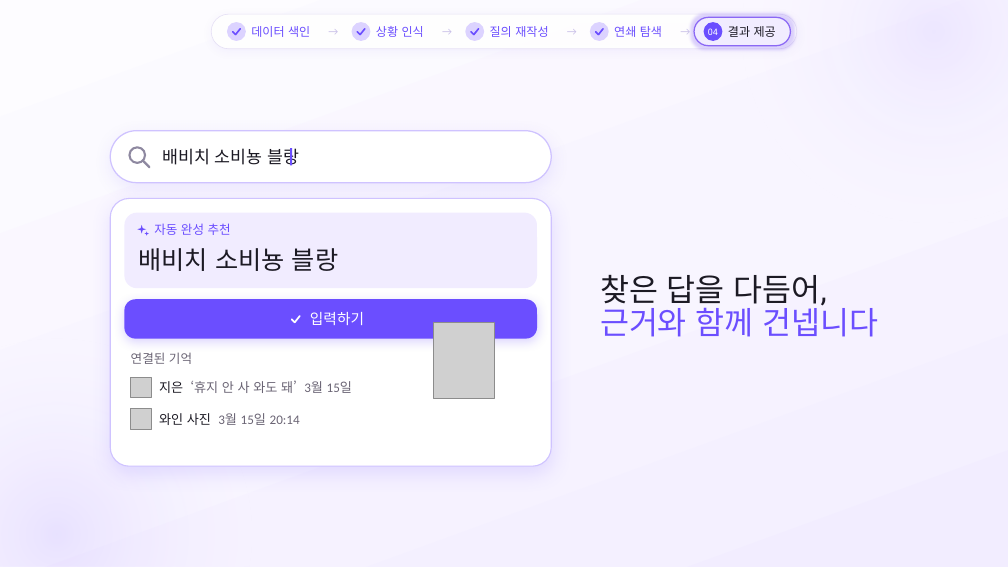
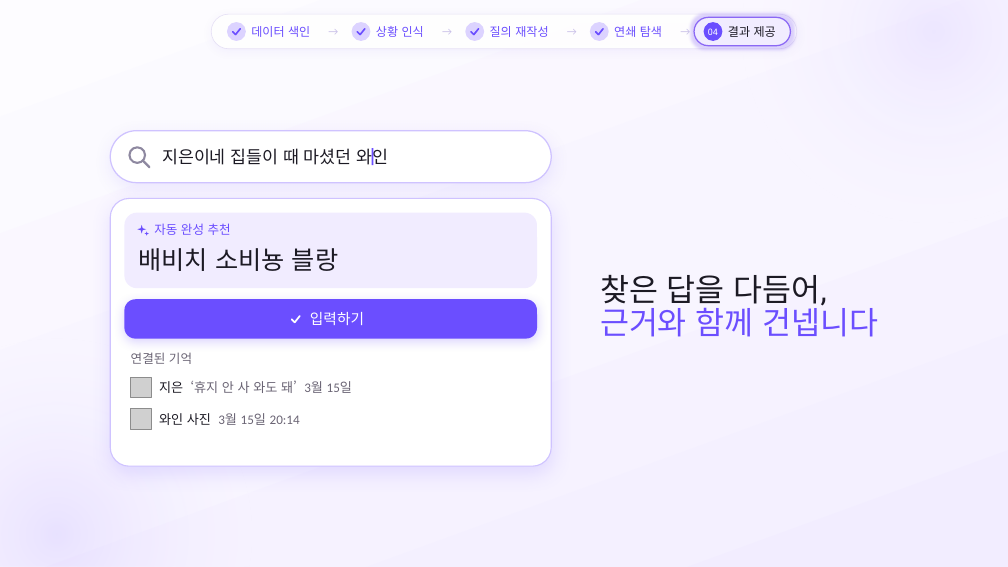
Before and after one commit to SB-Jo/t3, a slide deck: slide 17 of weave/결선준비/09_HowItWorks/HowItWorks_Argon_claude.pptx. Drawn at 1008x567 pixels with LibreOffice and Linux fonts; fonts in the diff are those of the drawing; grey boxes stand for pictures. Boxes give left, top, right and bottom in pixels: in the first picture for what was removed or moved away, otherwise in the second. Text is boxed around its words. In the diff, an @@ line names an element or a change of style, - is before the commit and + after.

```diff
--- a/weave/결선준비/09_HowItWorks/HowItWorks_Argon_claude.pptx
+++ b/weave/결선준비/09_HowItWorks/HowItWorks_Argon_claude.pptx
@@ text at <box>162,148,388,165</box>: text changed @@
-배비치 소비뇽 블랑
+지은이네 집들이 때 마셨던 와인
@@ rectangle: place and size @@
-rectangle at <box>290,148,293,166</box>
+rectangle at <box>372,148,374,166</box>
@@ picture removed at <box>433,323,495,399</box> @@
```
Also in this commit, not shown: 1 other slide changed, 39 other files.
